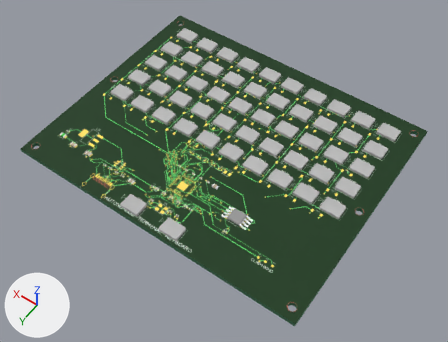
Before and after pictures for a commit that changed the glTF model examples/terminal-keyboard/boards/main_fab/board.glb.
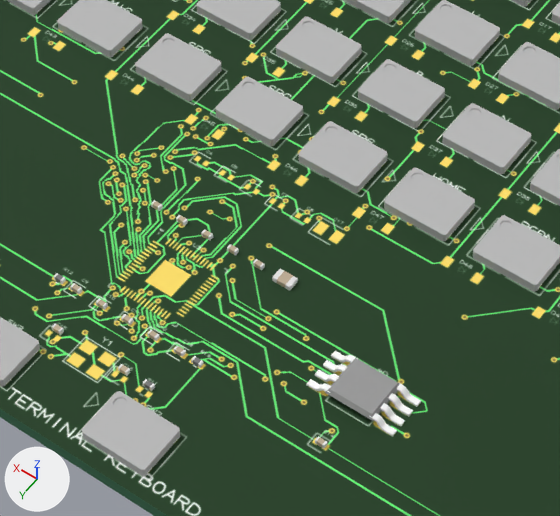
Each version is shown whole from a camera (50 mm lens) standing at (-82.8, 117.4, 166.6) and looking at (-4.3, 7.5, -6.1), then close up on the part from 30% to 65% of the width and 32% to 74% of the height. The lights are fixed; the arrows at lower left show +X, +Y and +Z. The first two pictures are the older version. Vertices at exactly the same position are counted once.

In view in the first close-up: 'Box0', 'C15', 'C16', 'C17', 'C4', 'C5', 'C6', 'C7', 'C8', 'R11', 'SW2', 'SW35', 'SW44', 'SW45', 'SW46', 'SW53', 'SW54', 'SW55', 'SW56', 'SW57', 'U4' and 17 more.
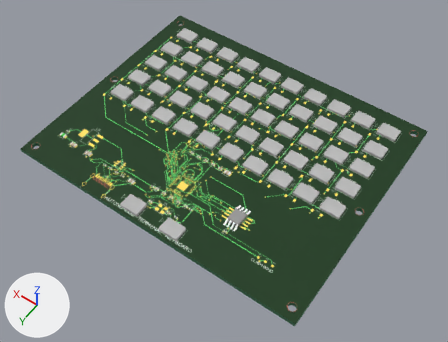
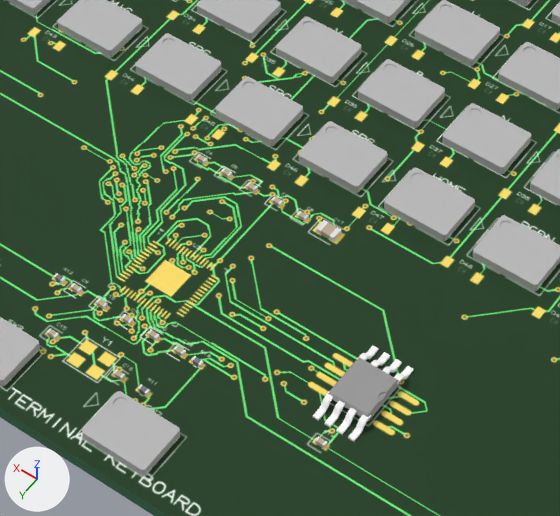
Changed parts and their boxes (x1, y1, x2, y2) in the close-ups (560 x 516 px):
'U4', turned
    before: (306, 351, 421, 437)
    after: (313, 346, 414, 442)
'C17', moved
    before: (272, 268, 298, 291)
    after: (316, 220, 341, 242)
'R11', moved
    before: (143, 379, 155, 391)
    after: (138, 384, 150, 396)
'C16', moved
    before: (118, 364, 130, 376)
    after: (113, 369, 126, 381)
'C8', moved
    before: (253, 259, 265, 270)
    after: (297, 211, 309, 222)
'C15', moved
    before: (52, 323, 64, 335)
    after: (47, 328, 59, 340)
'C7', moved
    before: (227, 244, 239, 255)
    after: (271, 196, 283, 207)
'C5', moved
    before: (176, 215, 188, 226)
    after: (221, 168, 232, 179)
'C6', moved
    before: (201, 229, 213, 240)
    after: (246, 182, 258, 193)
'C4', moved
    before: (151, 200, 163, 211)
    after: (196, 154, 208, 165)

The change, as a list of edits to the scene's bpy script:
```text
Change me_u4:
    used by ob_u4; location = (-22.0, 25.0, 0.8)
    remove me_u4.from_pydata(...)  # 840 vertices, 1617 faces; spans x -4.66..4.66, y -2.32..2.32, z 0.0..1.28
    add me_u4.from_pydata(...)  # 840 vertices, 1617 faces; spans x -2.32..2.32, y -4.66..4.66, z 0.0..1.28
    me_u4 part 1: the whole mesh is turned -90 degrees about the z axis through its middle
Change ob_r11:
    ob_r11.location: (-6.0, 35.5, 0.8) -> (-6.0, 36.2, 0.8)
Change ob_c15:
    ob_c15.location: (4.5, 35.5, 0.8) -> (4.5, 36.2, 0.8)
Change ob_c16:
    ob_c16.location: (-3.2, 35.5, 0.8) -> (-3.2, 36.2, 0.8)
Change ob_c4:
    ob_c4.location: (6.0, 19.0, 0.8) -> (6.0, 12.0, 0.8)
Change ob_c5:
    ob_c5.location: (3.0, 19.0, 0.8) -> (3.0, 12.0, 0.8)
Change ob_c6:
    ob_c6.location: (0.0, 19.0, 0.8) -> (0.0, 12.0, 0.8)
Change ob_c7:
    ob_c7.location: (-3.0, 19.0, 0.8) -> (-3.0, 12.0, 0.8)
Change ob_c8:
    ob_c8.location: (-6.0, 19.0, 0.8) -> (-6.0, 12.0, 0.8)
Change ob_c17:
    ob_c17.location: (-9.0, 19.0, 0.8) -> (-9.0, 12.0, 0.8)
```
